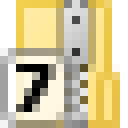
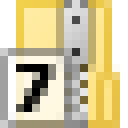
Before/after of a 128 × 128 layered artwork. What changed in the layer stack:
painted on "Base" (2nd of 38, in "Formats 10" › "7z") over box(0, 48, 72, 128)
